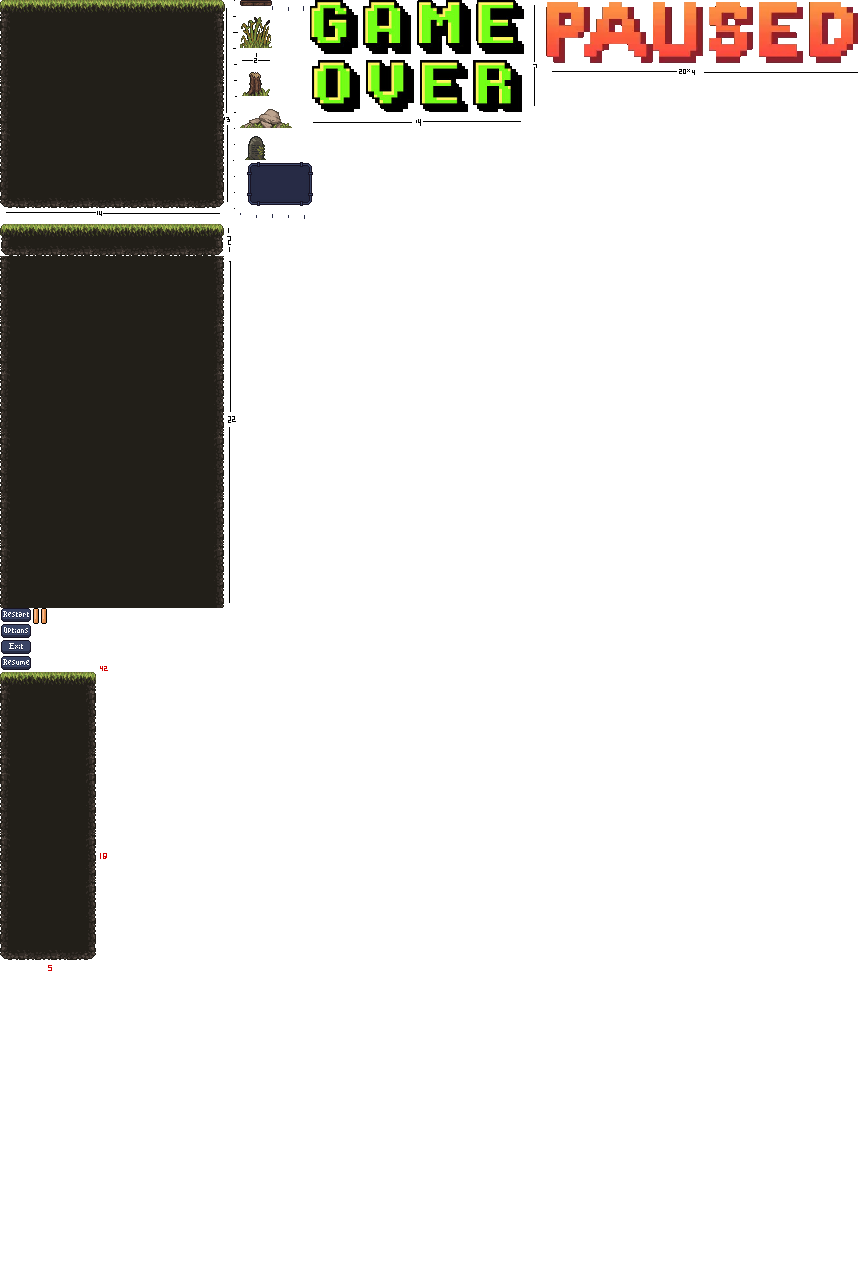
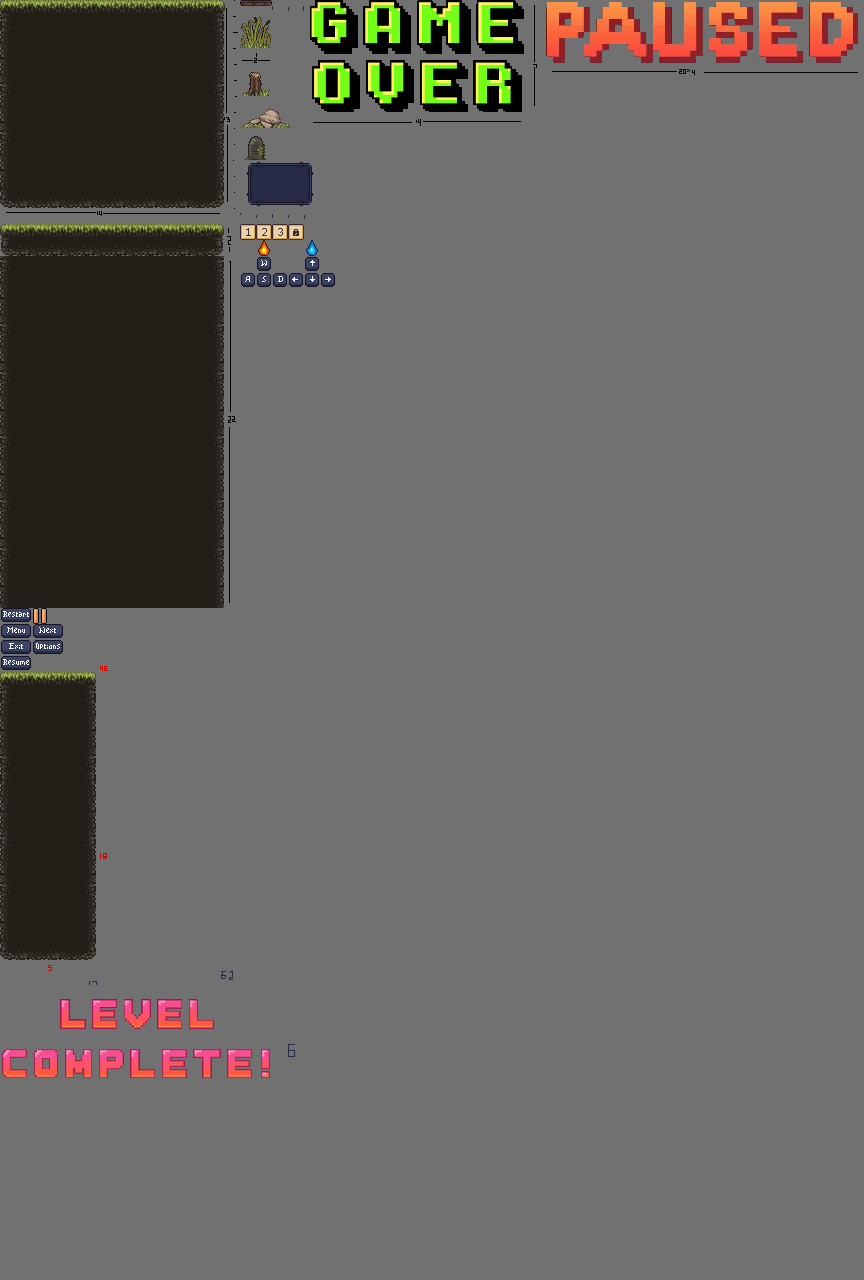
Layered file, before and after one edit (864x1280). Changes by layer:
added layer "Layer 10" above "Layer 11" over left=33, top=640, right=63, bottom=654
moved "Layer 11" above "Layer 12", painted on it, masked it over left=0, top=672, right=295, bottom=1078
removed layer "Layer 7" over left=0, top=0, right=537, bottom=608
moved "Layer 12" above "Layer 15 copy", painted on it over left=0, top=240, right=318, bottom=971
added layer "Layer 15 copy" above "Layer 15" over left=288, top=224, right=304, bottom=240
added layer "Layer 15" above "Layer 14" over left=272, top=224, right=288, bottom=240
added layer "Layer 14" above "Layer 13" over left=256, top=224, right=272, bottom=240
added layer "Layer 13" above "Layer 12 copy 4" over left=240, top=224, right=256, bottom=240
added layer "Layer 12 copy 4" above "Layer 12 copy 3" over left=245, top=240, right=335, bottom=287
added layer "Layer 12 copy 3" above "Layer 9" over left=241, top=257, right=287, bottom=287
painted on "Layer 9" over left=0, top=0, right=858, bottom=971
removed layer "Layer 8" over left=1, top=6, right=858, bottom=654
showed "Layer 1" over left=0, top=0, right=864, bottom=1280
